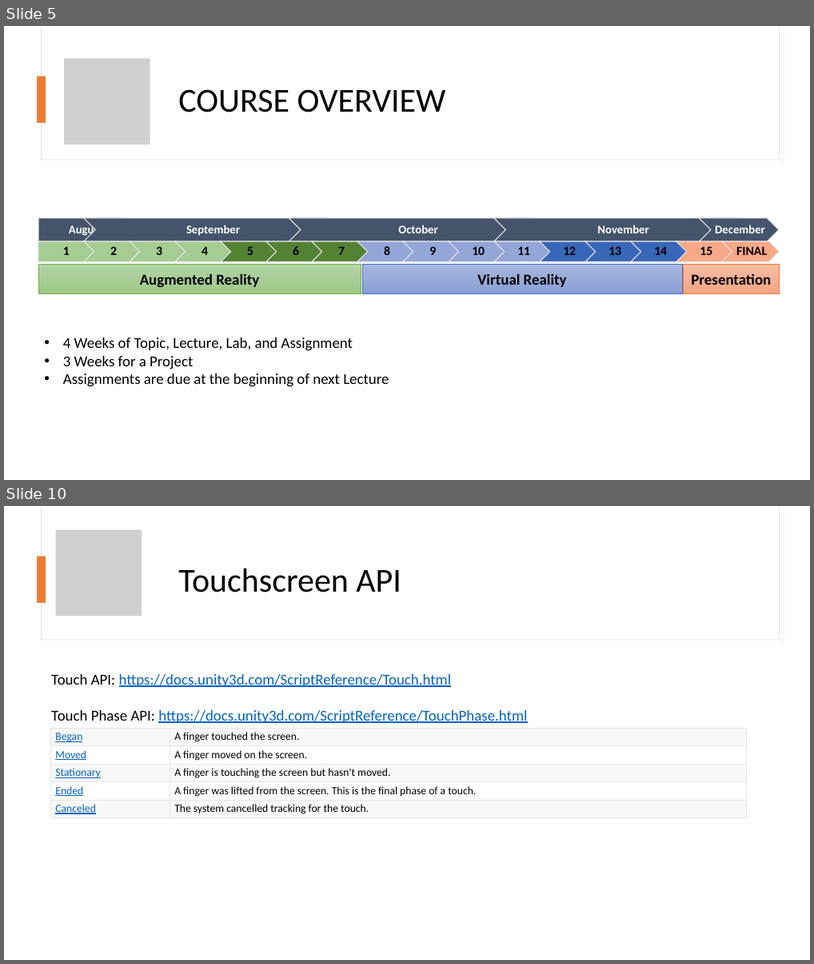
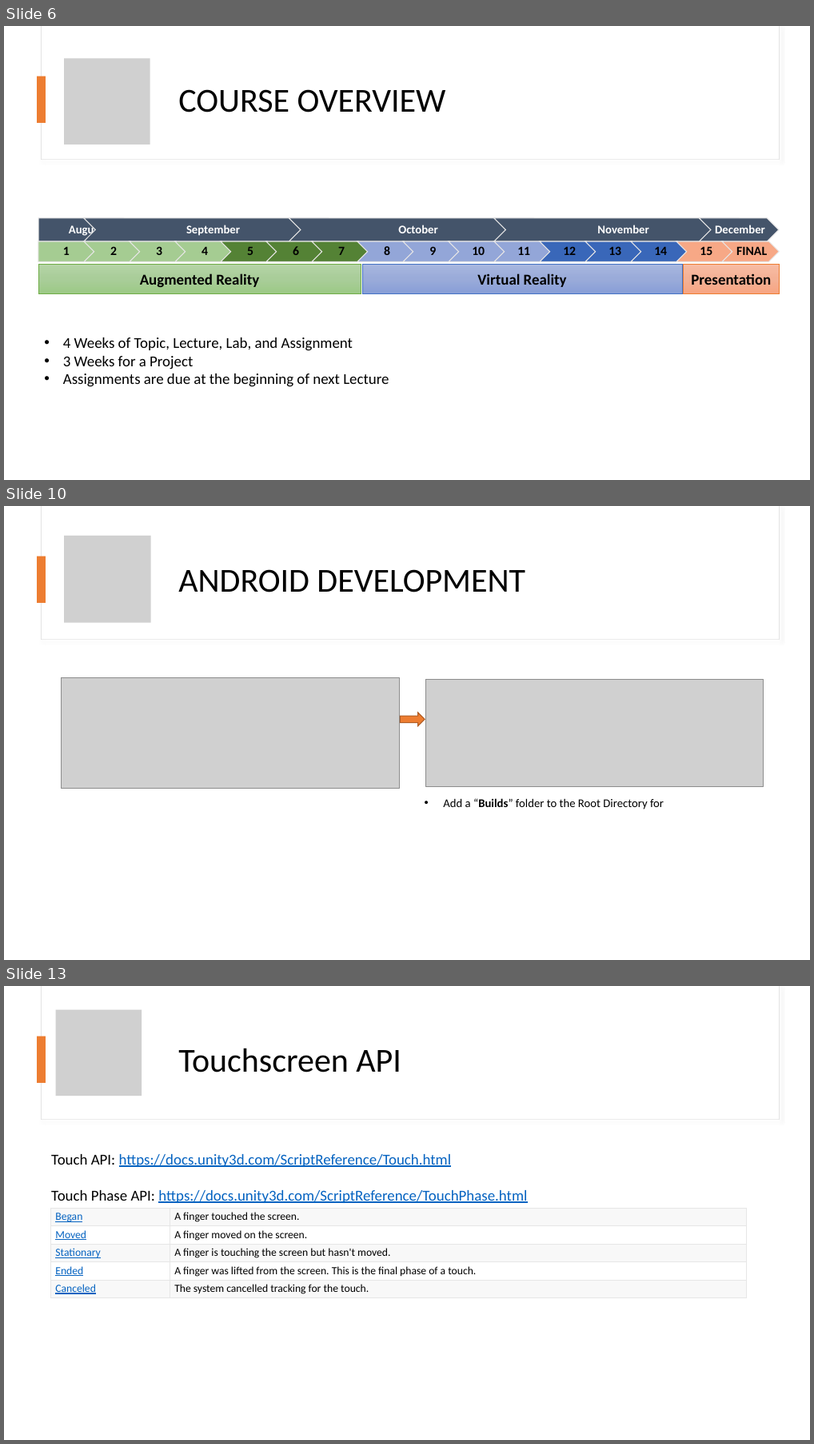
Before and after one commit to AGGP-NHTI/AGGP231c, a slide deck: Assignments/Week01/Presentation_WEEK01.pptx. Shown one above the other, each under a label of ours: slides 5 and 10 before the commit, slides 6, 10 and 13 after it; the slides between them are not shown. The pictures are 814x964 and 814x1444 pixels, drawn with LibreOffice and Linux fonts; fonts in the diff are those of the drawing; grey boxes stand for pictures. Boxes give left, top, right and bottom in pixels: in the first picture for what was removed or moved away, otherwise in the second. Text is boxed around its words. In the diff, an @@ line names an element or a change of style, - is before the commit and + after.

```diff
--- a/Assignments/Week01/Presentation_WEEK01.pptx
+++ b/Assignments/Week01/Presentation_WEEK01.pptx
@@ slide 10 added at box(4, 506, 810, 960), background #FFFFFF @@
@@ rectangle added at box(41, 506, 779, 640), fill #FFFFFF, outline #E1E1E1 0.75 pt @@
@@ rectangle added at box(42, 506, 779, 639), fill #FFFFFF @@
@@ picture added at box(64, 536, 151, 623) @@
@@ rectangle added at box(38, 556, 46, 603), fill #ED7D31 @@
@@ title added at box(178, 569, 526, 592), 40 pt, text #000000 @@
+ANDROID DEVELOPMENT
@@ picture added at box(61, 677, 399, 788) @@
@@ picture added at box(426, 679, 764, 786) @@
@@ right arrow added at box(400, 712, 425, 725), fill #ED7D31, outline #AF5C24 1 pt @@
@@ text added at box(443, 798, 664, 809), 14 pt, text #000000 @@
+• Add a “Builds” folder to the Root Directory for
@@ what was slide 5 is now slide 6 @@
@@ what was slide 10 is now slide 13 @@
```
Also in this commit, not shown: 6 slides changed, 2 other slides added, 4 other files.
